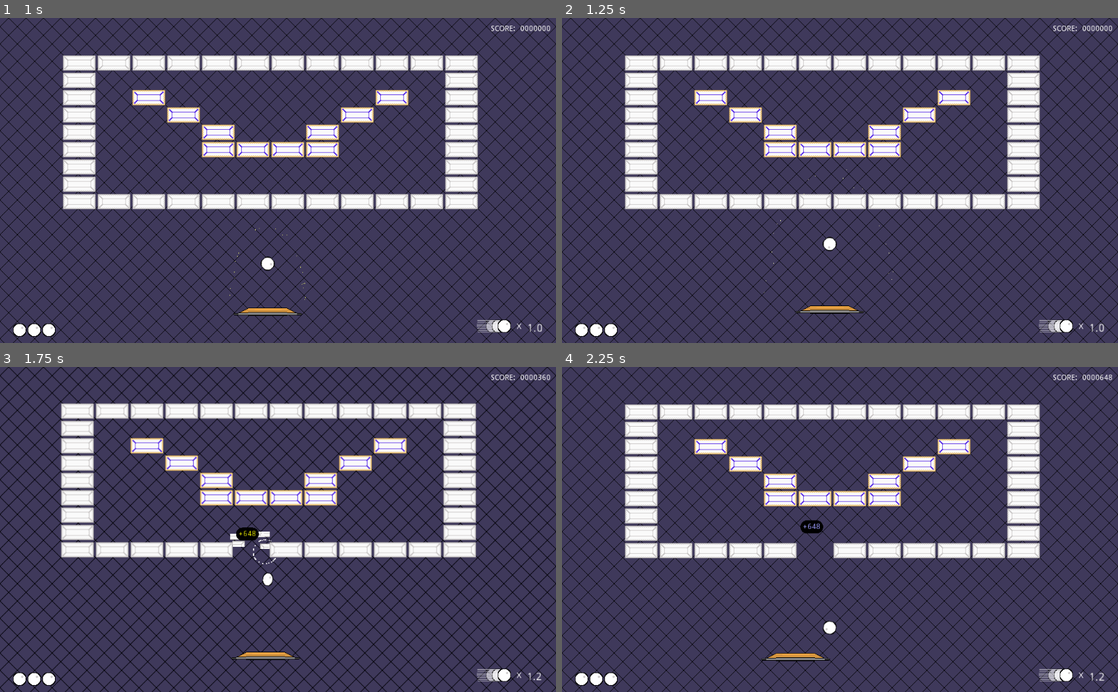
Above: before the commit, frames 1-4 (two rows, left to right).
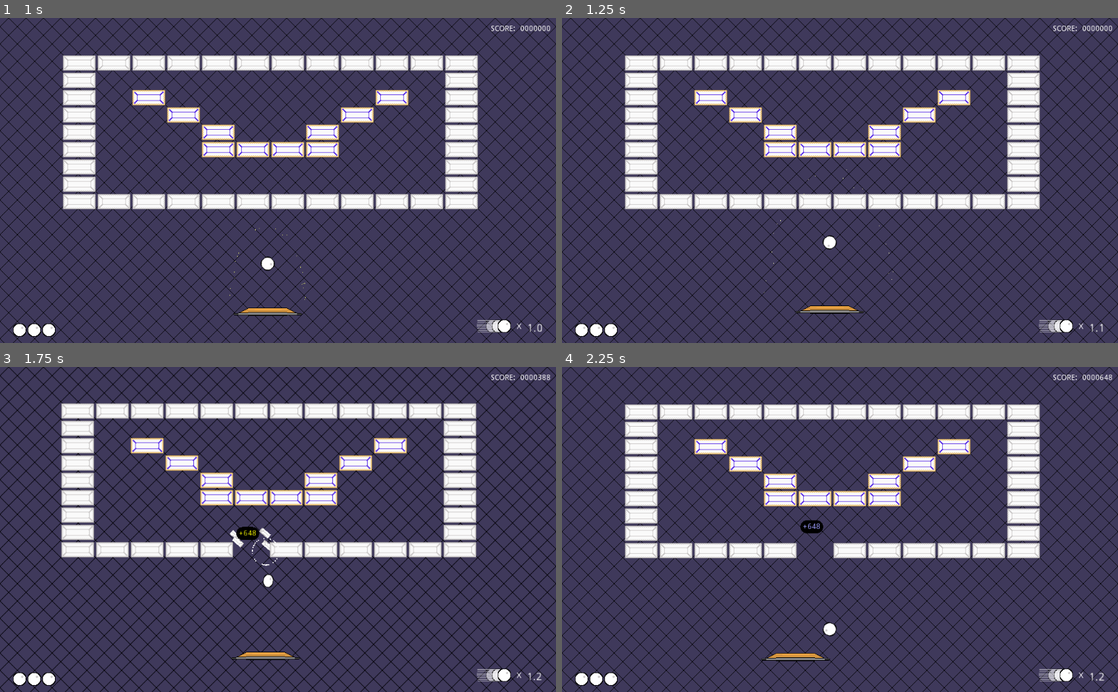
Above: after the commit, the same moments.

Repository: Anatolij-Grigorjev/Breakout4Godot
Game: Godot game, scene res://BreakoutGame.tscn
Same seed, same stepped clock (60 frames per second), same inputs: the game is played once before the commit and once after it.
Inputs (mouse positions are in pixels of both pictures, inside the frame that each line leads up to):
- Up to frame 1 (1 s): tap Enter (ui_accept) at 0.5, 0.6, 0.77 s; move the mouse to (250, 245) at 0.52 s; hold Up (ui_up) from 0.53 s (still down); click (250, 245) at 0.67 s
- Up to frame 2 (1.25 s): keep holding Up (ui_up); tap Enter (ui_accept) at 1.07 s
- Up to frame 3 (1.75 s): release Up (ui_up) at 1.25 s; drag from (444, 578) to (250, 594) at 1.27 s
- Up to frame 4 (2.25 s): move the mouse to (673, 480) at 2.02 s; hold Left (ui_left) from 2.03 s (still down); tap Ctrl at 2.1 s

Frame 1 is identical in both runs. In frame 2, less than 0.1% of the frame differs, in the area x 46-98%, y 66-97%; in frame 3, 1.1%, in the area x 11-99%, y 2-97%; in frame 4, less than 0.1%.

Commit message:
change sinlge press speedup to conitnuous

Diff:
--- a/game/gui/GameEndMessage.tscn
+++ b/game/gui/GameEndMessage.tscn
@@ -43,7 +43,9 @@
 anchor_top = 0.5
 anchor_right = 1.0
 anchor_bottom = 0.5
-margin_bottom = 14.0
+margin_left = -1000.0
+margin_right = -1000.0
+margin_bottom = 24.0
 alignment = 1
 
 [node name="Label" type="Label" parent="HBoxContainer"]
--- a/game/paddle/Paddle.gd
+++ b/game/paddle/Paddle.gd
@@ -16,6 +16,7 @@
 onready var paddle_hit_sparks = $PaddleHitSparks
 onready var tween: Tween = $Tween
 onready var ballPosition: Position2D = $BallPosition
+onready var cooldownTimer: Timer = $Timer
 
 
 var ballRef: Node2D
@@ -34,6 +35,7 @@
 	if ball_attached:
 		_clamp_ball_on_paddle()
 	sprite_material = $Sprite.material
+	cooldownTimer.connect("timeout", self, "_on_speedup_cooldown_done")
 
 
 func disable_control():
@@ -41,16 +43,20 @@
 
 
 func _process(delta: float):
+
 	var direction = Vector2(0, 0)
-	if input_enabled:
-		if Input.is_action_pressed("ui_left"):
-			direction.x = -1
-		if Input.is_action_pressed("ui_right"):
-			direction.x = 1
-		if Input.is_action_just_released("ui_up"):
-			emit_signal("ball_speedup_requested")
-		if Input.is_action_just_released("ui_accept") and ball_attached:
-			_launch_ball()
+
+	if input_enabled and Input.is_action_pressed("ui_left"):
+		direction.x = -1
+	if input_enabled and Input.is_action_pressed("ui_right"):
+		direction.x = 1
+	if input_enabled and Input.is_action_just_released("ui_accept") and ball_attached:
+		_launch_ball()
+	if input_enabled and Input.is_action_pressed("ui_up"):
+		_ensure_sppedup_cooldown_active()
+	else:
+		_stop_speedup_cooldown()
+
 
 	if direction == prev_direction:
 		this_direction_time += delta
@@ -76,6 +82,20 @@
 	add_child(ballRef)
 	ball_attached = true
 	_clamp_ball_on_paddle()
+
+
+func _ensure_sppedup_cooldown_active():
+	if cooldownTimer.is_stopped():
+		cooldownTimer.start()
+
+
+func _stop_speedup_cooldown():
+	if not cooldownTimer.is_stopped():
+		cooldownTimer.stop()
+
+
+func _on_speedup_cooldown_done():
+	emit_signal("ball_speedup_requested")
 
 
 func _clamp_ball_on_paddle():
--- a/game/paddle/Paddle.tscn
+++ b/game/paddle/Paddle.tscn
@@ -26,3 +26,6 @@
 [node name="Tween" type="Tween" parent="."]
 
 [node name="PaddleHitSparks" parent="." instance=ExtResource( 3 )]
+
+[node name="Timer" type="Timer" parent="."]
+wait_time = 0.5
